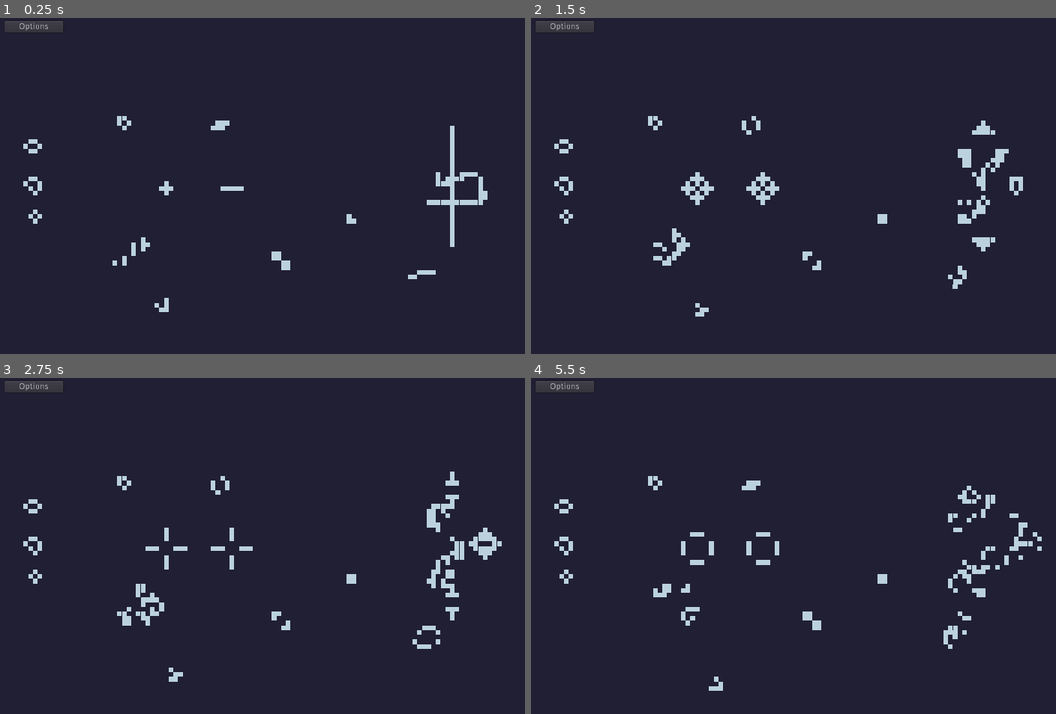
Above: before the commit, frames 1-4 (two rows, left to right).
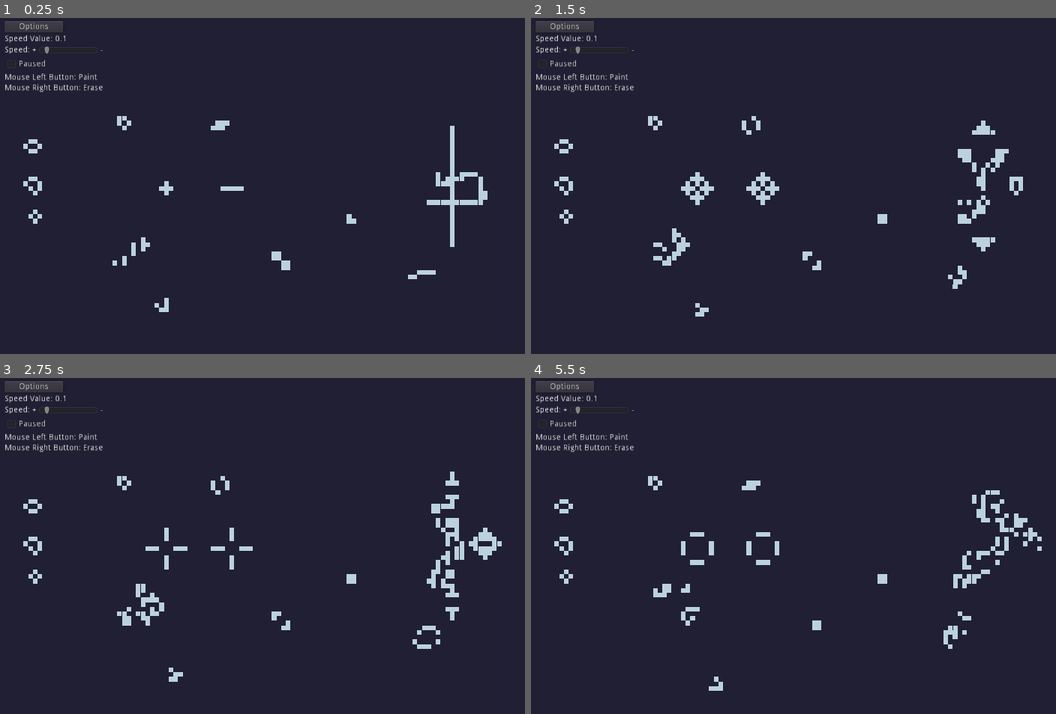
Above: after the commit, the same moments.

Repository: zMenta/Godot-Game-of-Life
Game: Godot game, scene res://main/Main.tscn
Two runs of this game, one before a commit and one after it. Both use one fixed random seed, a clock stepped at 60 frames per second and the inputs below.
Inputs (mouse positions are in pixels of both pictures, inside the frame that each line leads up to):
- Up to frame 1 (0.25 s): no input
- Up to frame 2 (1.5 s): move the mouse to (961, 175) at 0.52 s; hold Right mouse button (erase, bound only after the commit) 0.53-1.28 s; click (961, 175) at 0.8 s; move the mouse to (709, 209) at 1.27 s; click (709, 209) at 1.35 s
- Up to frame 3 (2.75 s): right-click (178, 569) at 1.55 s; move the mouse to (362, 475) at 2.02 s; hold Right mouse button (erase, bound only after the commit) from 2.03 s (still down); click (362, 475) at 2.3 s
- Up to frame 4 (5.5 s): move the mouse to (798, 623) at 2.77 s; release Right mouse button (erase, bound only after the commit) at 2.78 s; click (798, 623) at 2.85 s; right-click (798, 623) at 3.05 s; move the mouse to (1008, 606) at 3.52 s; hold Right mouse button (erase, bound only after the commit) 3.53-4.28 s; click (1008, 606) at 3.8 s; move the mouse to (651, 498) at 4.27 s; click (651, 498) at 4.35 s; right-click (651, 498) at 4.55 s; move the mouse to (861, 552) at 5.02 s; hold Right mouse button (erase, bound only after the commit) from 5.03 s (still down); click (861, 552) at 5.3 s

The runs differ from the first frame. In frame 1, 0.5% of the frame differs, in the area x 1-20%, y 5-23%; in frame 2, 0.6%; in frame 3, 0.9%; in frame 4, 1.8%, in the area x 1-96%, y 5-73%.

Commit message:
basic drawing functionality

Diff:
--- a/Game of Life/interface/Interface.tscn
+++ b/Game of Life/interface/Interface.tscn
@@ -26,7 +26,6 @@
 
 [node name="Options" type="Control" parent="MarginContainer/HeaderContainer"]
 unique_name_in_owner = true
-visible = false
 margin_top = 24.0
 margin_right = 100.0
 margin_bottom = 24.0
@@ -76,6 +75,18 @@
 margin_bottom = 62.0
 text = "Paused"
 
+[node name="MouseLabel" type="Label" parent="MarginContainer/HeaderContainer/Options/ContentContainer"]
+margin_top = 66.0
+margin_right = 168.0
+margin_bottom = 80.0
+text = "Mouse Left Button: Paint"
+
+[node name="MouseLabel2" type="Label" parent="MarginContainer/HeaderContainer/Options/ContentContainer"]
+margin_top = 84.0
+margin_right = 168.0
+margin_bottom = 98.0
+text = "Mouse Right Button: Erase"
+
 [connection signal="pressed" from="MarginContainer/HeaderContainer/BtnOptions" to="." method="_on_BtnOptions_pressed"]
 [connection signal="value_changed" from="MarginContainer/HeaderContainer/Options/ContentContainer/SpeedContainer/SpeedSlider" to="." method="_on_SpeedSlider_value_changed"]
 [connection signal="toggled" from="MarginContainer/HeaderContainer/Options/ContentContainer/PauseButton" to="." method="_on_PauseButton_toggled"]
--- a/Game of Life/main/Main.gd
+++ b/Game of Life/main/Main.gd
@@ -7,3 +7,12 @@
 func _ready() -> void:
 	interface.connect("speed_changed", map, "_on_SpeedSlider_value_change")
 	interface.connect("pause_mode_changed", map, "_on_PauseButton_value_changed")
+
+
+# func _process(_delta: float) -> void:
+# 	var pos_mouse := get_global_mouse_position()
+
+# 	var pos_x := round(pos_mouse.x/8)
+# 	var pos_y := round(pos_mouse.y/8)
+
+# 	print(str(pos_x) + " | " + str(pos_y))
--- a/Game of Life/map/Map.gd
+++ b/Game of Life/map/Map.gd
@@ -14,6 +14,17 @@
 	dead,
 	alive
 	}
+
+
+func _process(_delta: float) -> void:
+	var mouse_pos = get_local_mouse_position()
+	var tile_pos = world_to_map(mouse_pos)
+
+	if Input.is_action_pressed("paint"):
+		set_cell(tile_pos.x, tile_pos.y, Cell.alive)
+
+	if Input.is_action_pressed("erase"):
+		set_cell(tile_pos.x, tile_pos.y, Cell.dead)
 
 
 # Returns the alive cells surrounding a determined cell position.
--- a/Game of Life/project.godot
+++ b/Game of Life/project.godot
@@ -27,6 +27,24 @@
 
 common/drop_mouse_on_gui_input_disabled=true
 
+[input]
+
+paint={
+"deadzone": 0.5,
+"events": [ Object(InputEventMouseButton,"resource_local_to_scene":false,"resource_name":"","device":-1,"alt":false,"shift":false,"control":false,"meta":false,"command":false,"button_mask":0,"position":Vector2( 0, 0 ),"global_position":Vector2( 0, 0 ),"factor":1.0,"button_index":1,"pressed":false,"doubleclick":false,"script":null)
+ ]
+}
+erase={
+"deadzone": 0.5,
+"events": [ Object(InputEventMouseButton,"resource_local_to_scene":false,"resource_name":"","device":-1,"alt":false,"shift":false,"control":false,"meta":false,"command":false,"button_mask":0,"position":Vector2( 0, 0 ),"global_position":Vector2( 0, 0 ),"factor":1.0,"button_index":2,"pressed":false,"doubleclick":false,"script":null)
+ ]
+}
+pan_view={
+"deadzone": 0.5,
+"events": [ Object(InputEventMouseButton,"resource_local_to_scene":false,"resource_name":"","device":-1,"alt":false,"shift":false,"control":false,"meta":false,"command":false,"button_mask":0,"position":Vector2( 0, 0 ),"global_position":Vector2( 0, 0 ),"factor":1.0,"button_index":3,"pressed":false,"doubleclick":false,"script":null)
+ ]
+}
+
 [physics]
 
 common/enable_pause_aware_picking=true
